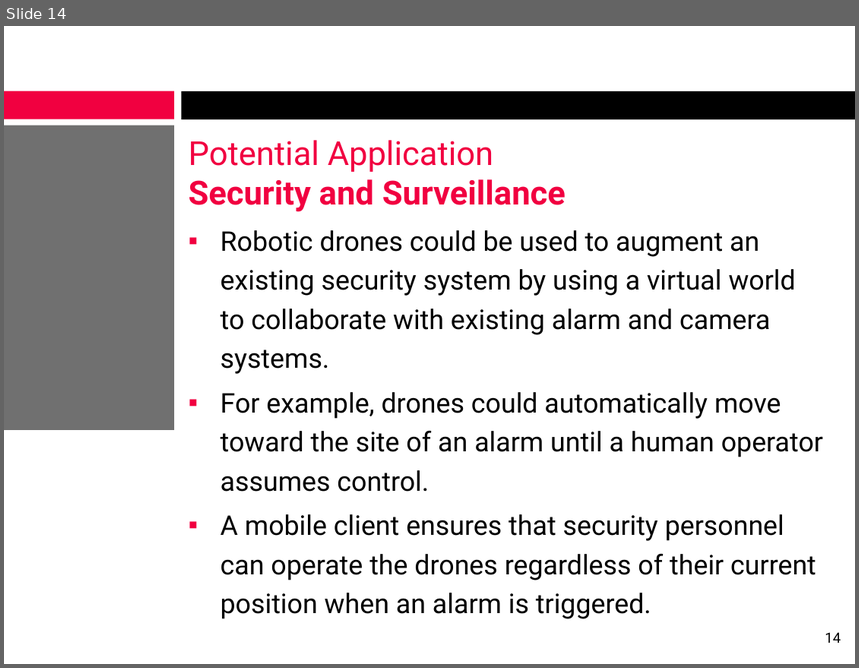
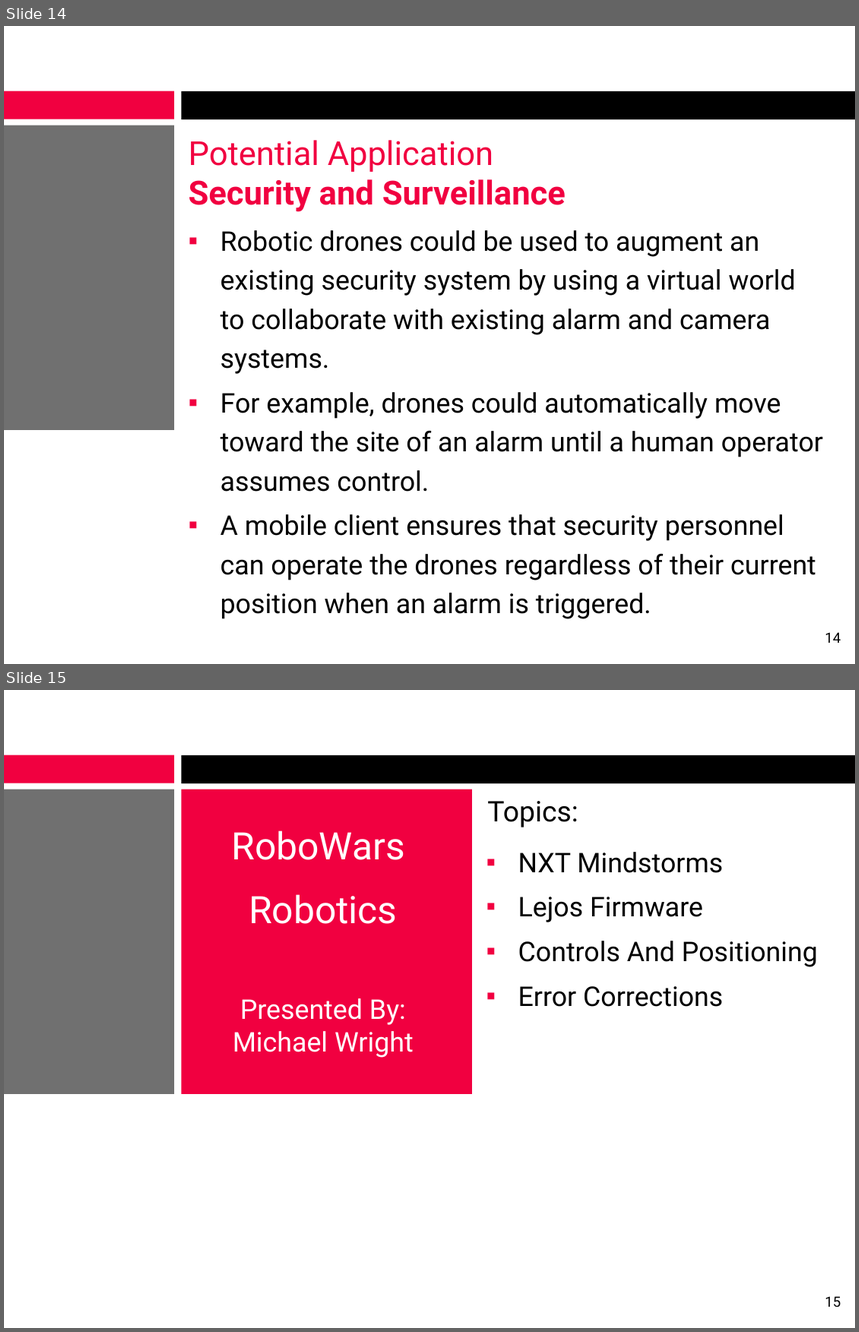
Before and after one commit to alexcraig/RoboWars, a slide deck: docs/presentation_slides/RoboWarsPresentation_AlexCraig.pptx. Shown one above the other, each under a label of ours: slide 14 before the commit, slides 14 and 15 after it. The pictures are 859x668 and 859x1332 pixels, drawn with LibreOffice and Linux fonts; fonts in the diff are those of the drawing; background and template pictures are left out. Boxes give left, top, right and bottom in pixels: in the first picture for what was removed or moved away, otherwise in the second. Text is boxed around its words. In the diff, an @@ line names an element or a change of style, - is before the commit and + after.

Commit message:
added robot slides

```diff
--- a/docs/presentation_slides/RoboWarsPresentation_AlexCraig.pptx
+++ b/docs/presentation_slides/RoboWarsPresentation_AlexCraig.pptx
@@ slide 15 added at bbox=[4, 690, 855, 1328], background #FFFFFF; not listed: 3 template elements that a slide beside it also shows @@
@@ rectangle added at bbox=[181, 790, 472, 1094], fill #F10040 @@
@@ text added at bbox=[487, 801, 579, 828], 24 pt, text #000000 @@
+Topics:
@@ text added at bbox=[231, 831, 405, 924], 32 pt, text #FFFFFF @@
+RoboWars
+Robotics
@@ text added at bbox=[519, 852, 818, 967], 23 pt, text #000000 @@
+▪ NXT Mindstorms
+▪ Lejos Firmware
+▪ Controls And Positioning
+▪ Error Corrections
@@ text added at bbox=[233, 999, 414, 1058], 23 pt, text #FFFFFF @@
+Presented By:
+Michael Wright
@@ page number added at bbox=[825, 1296, 841, 1308], 12 pt, text #000000 @@
+15
```
Also in this commit, not shown: 1 slide changed, 7 other slides added.
